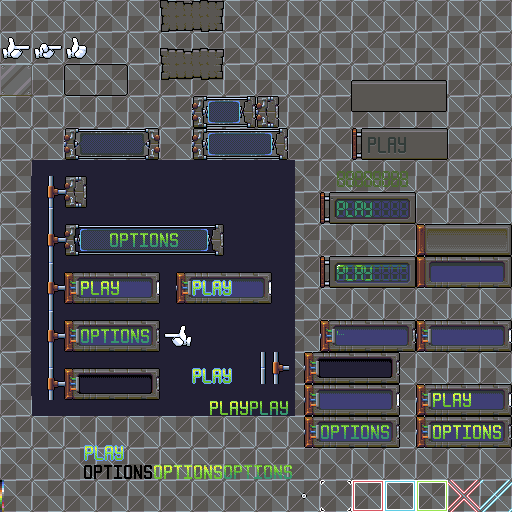
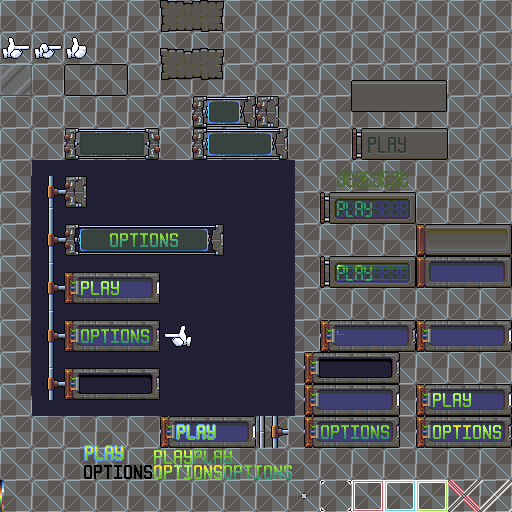
The second 512px x 512px image is a revision of the first. Changes to its layers:
painted on "Text" over box(154, 401, 288, 464)
painted on "MetalPlate" over box(160, 272, 289, 448)
